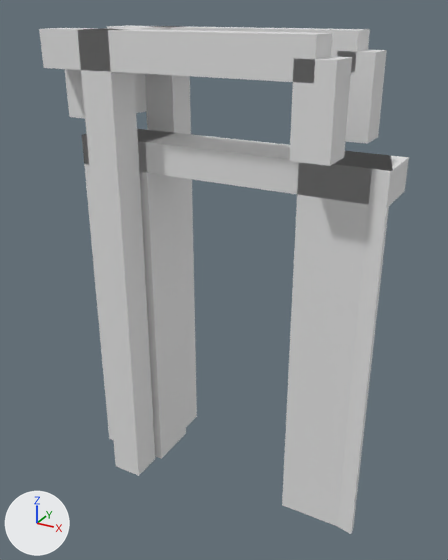
Before and after pictures for a commit that changed the glTF model models/dijken/dijken-brug-b474c3da/dijken-brug-b474c3da.glb.
The view is the same before and after, from a 50 mm lens placed at (7.39, -13.86, 3.34), pointed at (-0.19, -0.06, -3.56). Arrows for +X, +Y and +Z are at lower left; the lights stay in place. The first picture is the older version.

The first picture shows 'building:balans', 'building:balans 2', 'building:contragewicht', 'building:hamei', 'building:hamei 2', 'building:hangstang', 'building:hangstang 2', 'building:portaal', 'road:dek', 'road:landhoofd (aangenomen)', 'road:landhoofd (aangenomen) 2'.
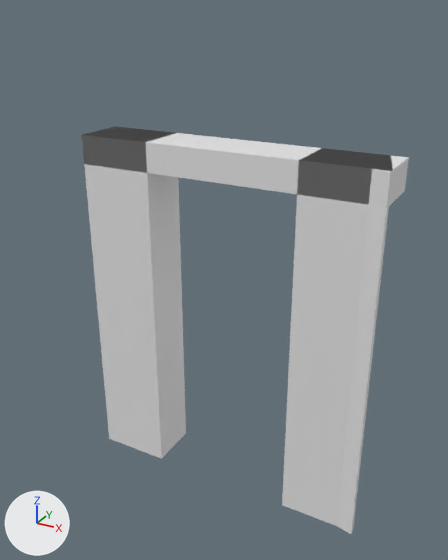
Boxes (x1, y1, x2, y2) around the edits, measured in the pictures (448 x 560 px):
'building:hamei 2', deleted: before (77, 29, 155, 476)
'building:balans 2', deleted: before (39, 28, 332, 83)
'building:hamei', deleted: before (145, 26, 197, 427)
'building:hangstang 2', deleted: before (289, 56, 352, 166)
'building:hangstang', deleted: before (337, 50, 387, 144)
'building:balans', deleted: before (107, 25, 370, 72)
'building:contragewicht', deleted: before (65, 69, 147, 119)
'building:portaal', deleted: before (104, 27, 171, 30)

The change, as a list of edits to the scene's bpy script:
```text
Remove ob_building_hamei:
    ob_building_hamei = bpy.data.objects.new('building:hamei', me_hamei)
    ob_building_hamei.location = (0.0, 0.0, 0.0)
Remove ob_building_hamei_2:
    ob_building_hamei_2 = bpy.data.objects.new('building:hamei 2', me_hamei_2)
    ob_building_hamei_2.location = (0.0, 0.0, 0.0)
Remove ob_building_portaal:
    ob_building_portaal = bpy.data.objects.new('building:portaal', me_portaal)
    ob_building_portaal.location = (0.0, 0.0, 0.0)
Remove ob_building_balans:
    ob_building_balans = bpy.data.objects.new('building:balans', me_balans)
    ob_building_balans.location = (0.0, 0.0, 0.0)
Remove ob_building_hangstang:
    ob_building_hangstang = bpy.data.objects.new('building:hangstang', me_hangstang)
    ob_building_hangstang.location = (0.0, 0.0, 0.0)
Remove ob_building_balans_2:
    ob_building_balans_2 = bpy.data.objects.new('building:balans 2', me_balans_2)
    ob_building_balans_2.location = (0.0, 0.0, 0.0)
Remove ob_building_hangstang_2:
    ob_building_hangstang_2 = bpy.data.objects.new('building:hangstang 2', me_hangstang_2)
    ob_building_hangstang_2.location = (0.0, 0.0, 0.0)
Remove ob_building_contragewicht:
    ob_building_contragewicht = bpy.data.objects.new('building:contragewicht', me_contragewicht)
    ob_building_contragewicht.location = (0.0, 0.0, 0.0)
```
